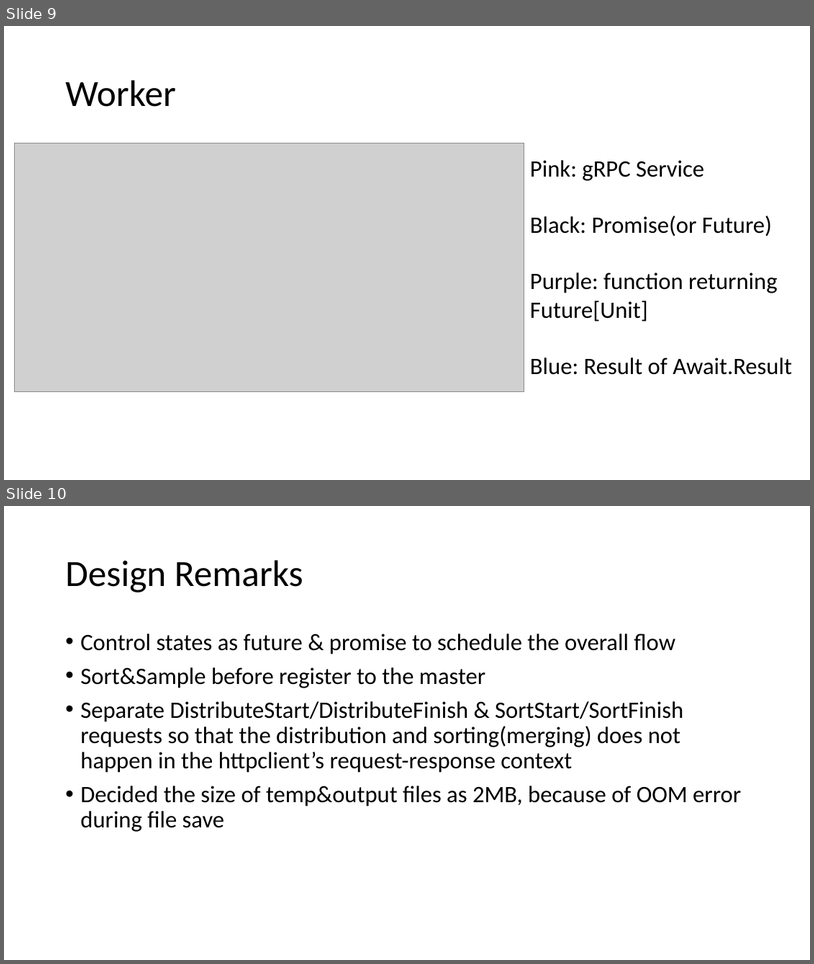
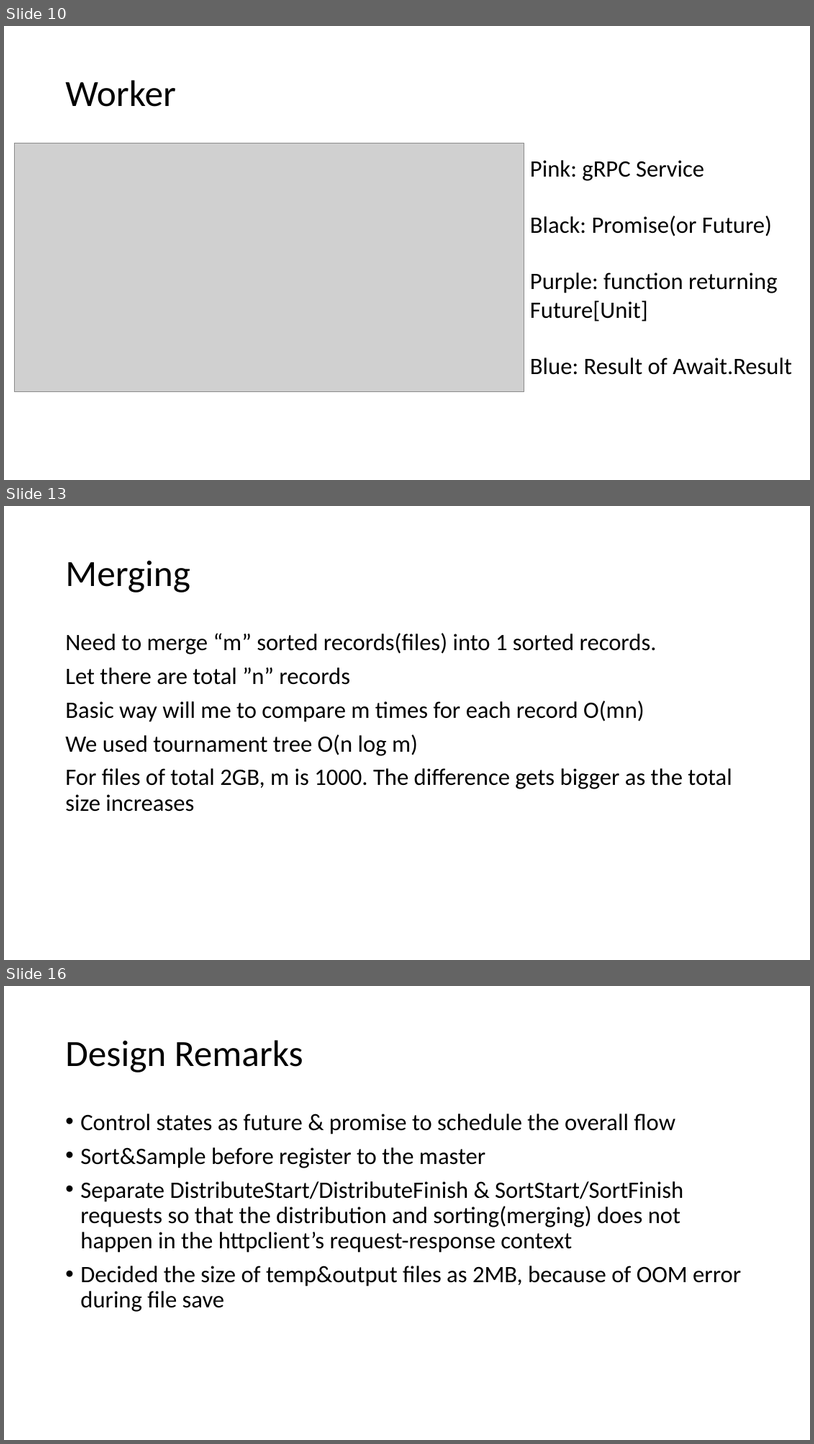
Before and after one commit to qwercxzsda/cs434-project, a slide deck: docs/Final Presentation.pptx. Shown one above the other, each under a label of ours: slides 9 and 10 before the commit, slides 10, 13 and 16 after it; the slides between them are not shown. The pictures are 814x964 and 814x1444 pixels, drawn with LibreOffice and Linux fonts; fonts in the diff are those of the drawing; grey boxes stand for pictures. Boxes give left, top, right and bottom in pixels: in the first picture for what was removed or moved away, otherwise in the second. Text is boxed around its words. In the diff, an @@ line names an element or a change of style, - is before the commit and + after.

```diff
--- a/docs/Final Presentation.pptx
+++ b/docs/Final Presentation.pptx
@@ slide 13 added at bbox=[4, 506, 810, 960], background #FFFFFF @@
@@ title added at bbox=[65, 560, 190, 592], 44 pt, text #000000 @@
+Merging
@@ text added at bbox=[65, 633, 732, 811], 28 pt, text #000000 @@
+Need to merge “m” sorted records(files) into 1 sorted records.
+Let there are total ”n” records
+Basic way will me to compare m times for each record O(mn)
+We used tournament tree O(n log m)
+For files of total 2GB, m is 1000. The difference gets bigger as the total size increases
@@ what was slide 9 is now slide 10 @@
@@ what was slide 10 is now slide 16 @@
```
Also in this commit, not shown: 1 slide changed, 5 other slides added.
